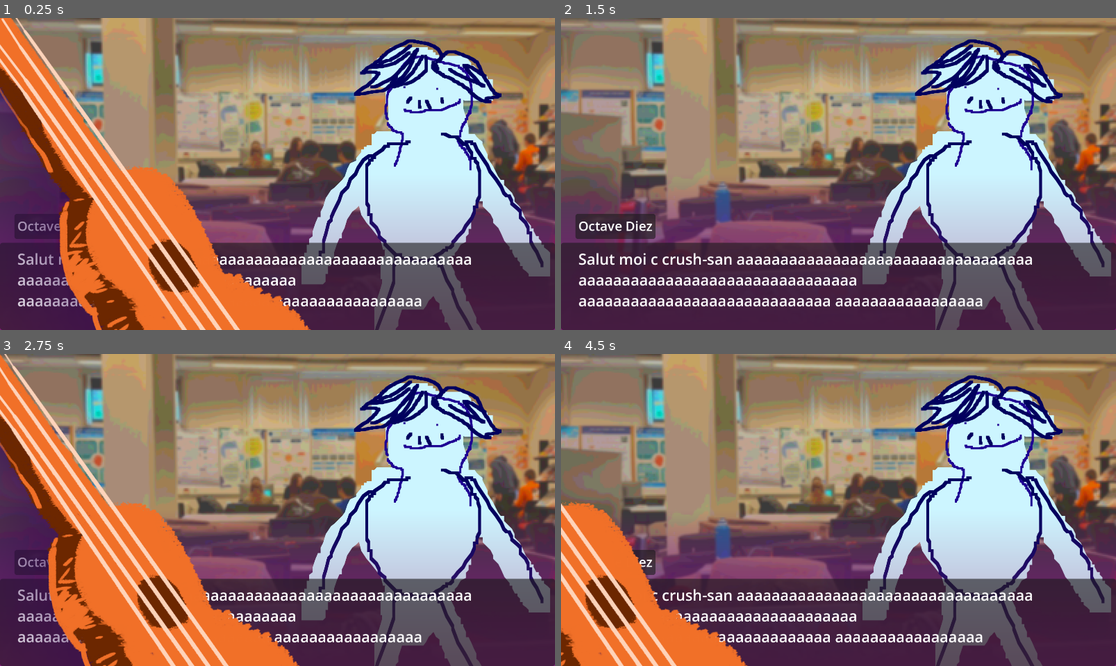
Above: before the commit, frames 1-4 (two rows, left to right).
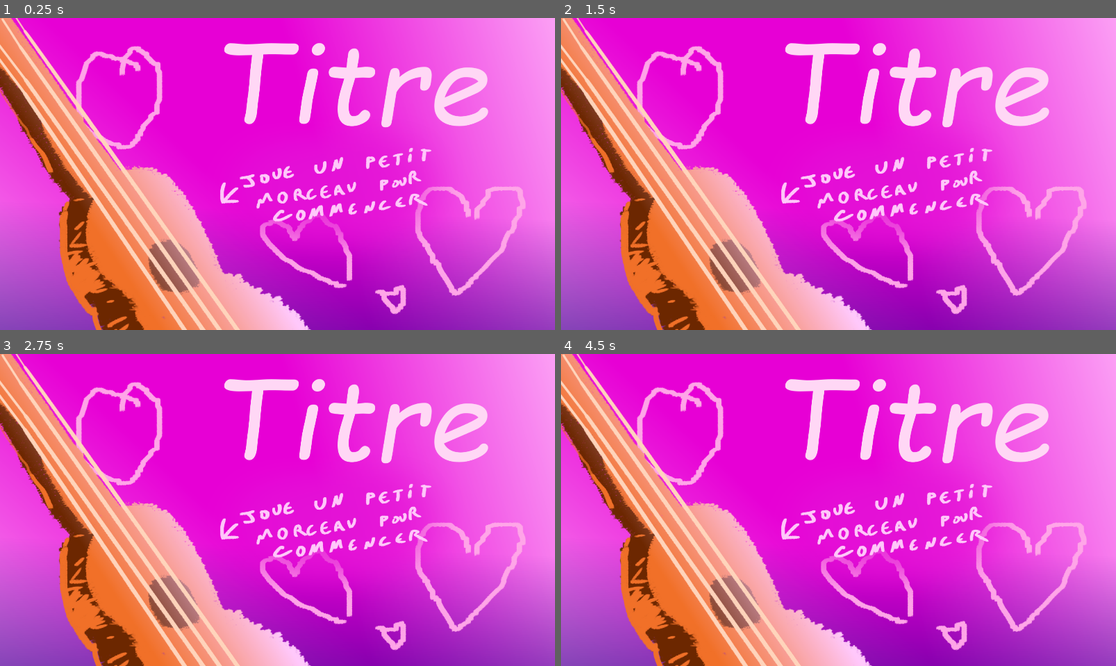
Above: after the commit, the same moments.

Repository: Caberu/gjlinux2025
Game: Godot game, scene res://Scenes/ecran_titre.tscn
Same seed, same stepped clock (60 frames per second), same inputs: the game is played once before the commit and once after it. Before the commit the project starts from res://Scenes/DateScene.tscn.
Inputs (mouse positions are in pixels of both pictures, inside the frame that each line leads up to):
- Up to frame 1 (0.25 s): no input
- Up to frame 2 (1.5 s): tap Enter at 0.5 s; move the mouse to (960, 158) at 0.52 s; press the mouse at (960, 158) at 0.53 s; tap Space (toggle_instru) at 1.25 s; move the mouse to (727, 189) at 1.27 s; release the mouse at (727, 189) at 1.28 s; click (727, 189) at 1.35 s
- Up to frame 3 (2.75 s): tap Enter at 2 s; move the mouse to (333, 441) at 2.02 s; press the mouse at (333, 441) at 2.03 s; tap Space (toggle_instru) at 2.1 s
- Up to frame 4 (4.5 s): move the mouse to (810, 572) at 2.77 s; release the mouse at (810, 572) at 2.78 s; click (810, 572) at 2.85 s; move the mouse to (1005, 556) at 3.52 s; press the mouse at (1005, 556) at 3.53 s; tap Right (Skip, bound only after the commit) at 4.15 s; tap Space (toggle_instru) at 4.25, 4.35 s; move the mouse to (672, 463) at 4.27 s; release the mouse at (672, 463) at 4.28 s

The runs differ from the first frame. In frame 1, 90% of the frame differs, in the area x 0-100%, y 0-100%; in frame 2, 100%; in frame 3, 96%; in frame 4, 98%.

Commit message:
Proto wéééé

Diff:
--- /dev/null
+++ b/Dialogue/Dialogue.csv
@@ -0,0 +1,3 @@
+Octave,Salut moi c octave BIATCH
+Ocatve,C fou
+Moi,Bonjour
--- /dev/null
+++ b/Scenes/Break.gd
@@ -0,0 +1,10 @@
+extends TextureRect
+
+@export var broken_tex : Texture2D
+
+func _on_sound_but_cliked():
+	texture = broken_tex
+
+	await get_tree().create_timer(1).timeout
+
+	$"../SceneManager".go_to_game()
--- a/Scenes/DateScene.tscn
+++ b/Scenes/DateScene.tscn
@@ -6,6 +6,7 @@
 [ext_resource type="PackedScene" uid="uid://0du0ix85p0uj" path="res://Scenes/guitare.tscn" id="4_v811h"]
 [ext_resource type="Script" path="res://Scenes/instrument_hand.gd" id="4_vkxo2"]
 [ext_resource type="PackedScene" uid="uid://df1siam7f2i50" path="res://Scenes/sound_but.tscn" id="5_jfbqe"]
+[ext_resource type="Script" path="res://Scenes/dialogue_manager.gd" id="7_l0xq6"]
 
 [node name="Control" type="Control"]
 layout_mode = 3
@@ -90,7 +91,7 @@
 grow_horizontal = 2
 metadata/_edit_group_ = true
 
-[node name="RichTextLabel" type="RichTextLabel" parent="DialogueCadre/Nom"]
+[node name="Name" type="RichTextLabel" parent="DialogueCadre/Nom"]
 layout_mode = 1
 anchors_preset = 15
 anchor_right = 1.0
@@ -131,3 +132,6 @@
 offset_bottom = -684.0
 grow_horizontal = 2
 grow_vertical = 2
+
+[node name="DialogueManager" type="Node" parent="."]
+script = ExtResource("7_l0xq6")
--- a/Scenes/InstruSound.gd
+++ b/Scenes/InstruSound.gd
@@ -4,7 +4,7 @@
 enum NOTE {
 	Do1, Dod1, Ré1, Réd1, Mi1, Fa1, Fad1, Sol1, Sold1, La1, Lad1, Si1,
 	Do2, Dod2, Ré2, Réd2, Mi2, Fa2, Fad2, Sol2, Sold2, La2, Lad2, Si2,
-	Do3}
+	Do3, FAIL}
 
 @export var clips : Array[AudioStream]
 
--- /dev/null
+++ b/Scenes/alterator.gd
@@ -0,0 +1 @@
+class_name Alterator extends Node
--- /dev/null
+++ b/Scenes/dialogue_manager.gd
@@ -0,0 +1,35 @@
+extends Node
+
+var dialogue_index := 0
+
+var dialogue_array
+
+func _ready():
+	load_file("res://Dialogue/Dialogue.csv")
+	display_next()
+
+func _process(delta):
+	if (Input.is_action_just_pressed("Skip")):
+		display_next()
+
+func load_file(path):
+	print("Start loading...")
+	var file = FileAccess.open(path, FileAccess.READ)
+	var content = file.get_as_text().split("\n")
+	dialogue_array = []
+	for c in content:
+		dialogue_array.append(c.split(",",true,1))
+		print(c)
+	dialogue_index = 0
+
+func display_next():
+	if (dialogue_index>=dialogue_array.size()-1):
+		dialogue_index = dialogue_array.size()
+		return
+
+	dialogue_index+=1
+	display_text(dialogue_array[dialogue_index][0],dialogue_array[dialogue_index][1])
+
+func display_text(chara_name : String, text : String):
+	$"../DialogueCadre/Dialogue".text = text
+	$"../DialogueCadre/Nom/Name".text = chara_name
--- /dev/null
+++ b/Scenes/ecran_titre.tscn
@@ -0,0 +1,63 @@
+[gd_scene load_steps=8 format=3 uid="uid://3xsmbr5jdux3"]
+
+[ext_resource type="Texture2D" uid="uid://c2em447j3jfes" path="res://Image/Placeholder/TitreBG.png" id="1_ed7h0"]
+[ext_resource type="Texture2D" uid="uid://bnqvo0dtb15tx" path="res://Image/Placeholder/Titre.png" id="2_evswf"]
+[ext_resource type="Texture2D" uid="uid://cm06y2wu2e6oq" path="res://Image/Placeholder/TitreGuitare.png" id="3_x1jcq"]
+[ext_resource type="Script" path="res://Scenes/Break.gd" id="4_2tw4h"]
+[ext_resource type="PackedScene" uid="uid://df1siam7f2i50" path="res://Scenes/sound_but.tscn" id="4_f40m5"]
+[ext_resource type="Texture2D" uid="uid://bagk8pjd6s8np" path="res://Image/Placeholder/TitreGuitare_fail.png" id="5_nmthg"]
+[ext_resource type="Script" path="res://Scenes/scene_manager.gd" id="7_trvk7"]
+
+[node name="EcranTitre" type="Control"]
+layout_mode = 3
+anchors_preset = 15
+anchor_right = 1.0
+anchor_bottom = 1.0
+grow_horizontal = 2
+grow_vertical = 2
+
+[node name="BG" type="TextureRect" parent="."]
+layout_mode = 1
+anchors_preset = 15
+anchor_right = 1.0
+anchor_bottom = 1.0
+grow_horizontal = 2
+grow_vertical = 2
+texture = ExtResource("1_ed7h0")
+
+[node name="Titre" type="TextureRect" parent="."]
+layout_mode = 1
+anchors_preset = 15
+anchor_right = 1.0
+anchor_bottom = 1.0
+grow_horizontal = 2
+grow_vertical = 2
+texture = ExtResource("2_evswf")
+
+[node name="Guitare" type="TextureRect" parent="."]
+layout_mode = 1
+anchors_preset = 15
+anchor_right = 1.0
+anchor_bottom = 1.0
+grow_horizontal = 2
+grow_vertical = 2
+texture = ExtResource("3_x1jcq")
+script = ExtResource("4_2tw4h")
+broken_tex = ExtResource("5_nmthg")
+
+[node name="SoundBut" parent="Guitare" instance=ExtResource("4_f40m5")]
+layout_mode = 1
+offset_left = 358.0
+offset_top = 674.0
+offset_right = -1388.0
+offset_bottom = 25.0
+grow_horizontal = 2
+grow_vertical = 2
+rotation = -0.58551
+
+[node name="SceneManager" type="Node" parent="."]
+script = ExtResource("7_trvk7")
+
+[connection signal="cliked" from="Guitare/SoundBut" to="Guitare" method="_on_sound_but_cliked"]
+
+[editable path="Guitare/SoundBut"]
--- a/Scenes/guitare.tscn
+++ b/Scenes/guitare.tscn
@@ -34,7 +34,11 @@
 offset_right = 1312.0
 offset_bottom = 142.0
 rotation = 0.967523
-note = 11
+note = 19
+
+[node name="Alterator" parent="SoundBut" index="1"]
+alter_count = 5
+input_particle = "UKU1_"
 
 [node name="SoundBut2" parent="." instance=ExtResource("2_v2nbq")]
 layout_mode = 0
@@ -46,7 +50,11 @@
 offset_right = 1345.0
 offset_bottom = 104.0
 rotation = 0.967893
-note = 7
+note = 12
+
+[node name="Alterator" parent="SoundBut2" index="1"]
+alter_count = 5
+input_particle = "UKU2_"
 
 [node name="SoundBut3" parent="." instance=ExtResource("2_v2nbq")]
 layout_mode = 0
@@ -58,7 +66,11 @@
 offset_right = 1373.0
 offset_bottom = 58.0
 rotation = 0.96396
-note = 9
+note = 16
+
+[node name="Alterator" parent="SoundBut3" index="1"]
+alter_count = 5
+input_particle = "UKU3_"
 
 [node name="SoundBut4" parent="." instance=ExtResource("2_v2nbq")]
 layout_mode = 0
@@ -70,7 +82,11 @@
 offset_right = 1414.0
 offset_bottom = 33.0
 rotation = 0.962677
-note = 12
+note = 21
+
+[node name="Alterator" parent="SoundBut4" index="1"]
+alter_count = 5
+input_particle = "UKU4_"
 
 [node name="TextureRect2" type="TextureRect" parent="."]
 layout_mode = 0
@@ -78,3 +94,8 @@
 offset_bottom = 1080.0
 mouse_filter = 2
 texture = ExtResource("1_fa0oo")
+
+[editable path="SoundBut"]
+[editable path="SoundBut2"]
+[editable path="SoundBut3"]
+[editable path="SoundBut4"]
--- a/Scenes/instrument_hand.gd
+++ b/Scenes/instrument_hand.gd
@@ -4,8 +4,12 @@
 
 @export var off_screen_offset = -1920.0
 
+func _ready():
+	position.x = off_screen_offset if not on_screen else 0.0
+
+
 func _process(delta):
-	position.x = lerp(position.x, off_screen_offset if on_screen else 0.0, 0.1)
+	position.x = lerp(position.x, off_screen_offset if not on_screen else 0.0, 0.1)
 
 	if (Input.is_action_just_pressed("toggle_instru")):
 		on_screen = !on_screen
--- /dev/null
+++ b/Scenes/scene_manager.gd
@@ -0,0 +1,4 @@
+extends Node
+
+func go_to_game():
+	get_tree().change_scene_to_file("res://Scenes/DateScene.tscn")
--- a/Scenes/sound_but.tscn
+++ b/Scenes/sound_but.tscn
@@ -1,8 +1,9 @@
-[gd_scene load_steps=4 format=3 uid="uid://df1siam7f2i50"]
+[gd_scene load_steps=5 format=3 uid="uid://df1siam7f2i50"]
 
 [ext_resource type="Script" path="res://SoundBut.gd" id="1_667bt"]
 [ext_resource type="AudioStream" uid="uid://c3ypicv4jrjyc" path="res://Image/Placeholder/Up.wav" id="2_1t2r7"]
 [ext_resource type="Script" path="res://Scenes/InstruSound.gd" id="3_n3lqq"]
+[ext_resource type="Script" path="res://Scenes/uku_alterator.gd" id="4_7uluk"]
 
 [node name="SoundBut" type="TextureRect"]
 anchors_preset = 15
@@ -17,5 +18,8 @@
 volume_db = 10.0
 script = ExtResource("3_n3lqq")
 
+[node name="Alterator" type="Node" parent="."]
+script = ExtResource("4_7uluk")
+
 [connection signal="mouse_entered" from="." to="." method="_on_mouse_entered"]
 [connection signal="mouse_exited" from="." to="." method="_on_mouse_exited"]
--- /dev/null
+++ b/Scenes/uku_alterator.gd
@@ -0,0 +1,12 @@
+extends "res://Scenes/alterator.gd"
+
+@export var alter_count := 0
+@export var input_particle := ""
+
+func _process(delta):
+	$"..".alteration = 0
+
+	for i in range(alter_count):
+		var input = input_particle + str(i+1)
+		if (Input.is_action_pressed(input)):
+			$"..".alteration = i+1
--- a/SoundBut.gd
+++ b/SoundBut.gd
@@ -6,7 +6,9 @@
 var on_button := false
 var played := false
 
-var alteration := []
+signal cliked
+
+var alteration := 0
 
 func _on_mouse_entered():
 	on_button = true
@@ -28,13 +30,7 @@
 		played = false
 
 func click():
-	print(InstruSound.NOTE.keys()[note+get_alter()])
+	cliked.emit()
+	print(InstruSound.NOTE.keys()[note+alteration])
 	played = true
-	$AudioStreamPlayer.play_instru(note)
-
-func get_alter():
-	if (alteration.is_empty()): return 1;
-	var max = 0
-	for i in alteration:
-		max = max(max,i)
-	return max
+	$AudioStreamPlayer.play_instru(note+alteration)
--- a/project.godot
+++ b/project.godot
@@ -11,7 +11,7 @@
 [application]
 
 config/name="GJLinux2025"
-run/main_scene="res://Scenes/DateScene.tscn"
+run/main_scene="res://Scenes/ecran_titre.tscn"
 config/features=PackedStringArray("4.3", "GL Compatibility")
 config/icon="res://icon.svg"
 
@@ -37,6 +37,112 @@
 "events": [Object(InputEventKey,"resource_local_to_scene":false,"resource_name":"","device":-1,"window_id":0,"alt_press …(191 unchanged characters)…
 ]
 }
+UKU1_1={
+"deadzone": 0.5,
+"events": [Object(InputEventKey,"resource_local_to_scene":false,"resource_name":"","device":-1,"window_id":0,"alt_pressed":false,"shift_pressed":false,"ctrl_pressed":false,"meta_pressed":false,"pressed":false,"keycode":0,"physical_keycode":90,"key_label":0,"unicode":119,"location":0,"echo":false,"script":null)
+]
+}
+UKU1_2={
+"deadzone": 0.5,
+"events": [Object(InputEventKey,"resource_local_to_scene":false,"resource_name":"","device":-1,"window_id":0,"alt_pressed":false,"shift_pressed":false,"ctrl_pressed":false,"meta_pressed":false,"pressed":false,"keycode":0,"physical_keycode":88,"key_label":0,"unicode":120,"location":0,"echo":false,"script":null)
+]
+}
+UKU1_3={
+"deadzone": 0.5,
+"events": [Object(InputEventKey,"resource_local_to_scene":false,"resource_name":"","device":-1,"window_id":0,"alt_pressed":false,"shift_pressed":false,"ctrl_pressed":false,"meta_pressed":false,"pressed":false,"keycode":0,"physical_keycode":67,"key_label":0,"unicode":99,"location":0,"echo":false,"script":null)
+]
+}
+UKU1_4={
+"deadzone": 0.5,
+"events": [Object(InputEventKey,"resource_local_to_scene":false,"resource_name":"","device":-1,"window_id":0,"alt_pressed":false,"shift_pressed":false,"ctrl_pressed":false,"meta_pressed":false,"pressed":false,"keycode":0,"physical_keycode":86,"key_label":0,"unicode":118,"location":0,"echo":false,"script":null)
+]
+}
+UKU2_1={
+"deadzone": 0.5,
+"events": [Object(InputEventKey,"resource_local_to_scene":false,"resource_name":"","device":-1,"window_id":0,"alt_pressed":false,"shift_pressed":false,"ctrl_pressed":false,"meta_pressed":false,"pressed":false,"keycode":0,"physical_keycode":65,"key_label":0,"unicode":113,"location":0,"echo":false,"script":null)
+]
+}
+UKU2_2={
+"deadzone": 0.5,
+"events": [Object(InputEventKey,"resource_local_to_scene":false,"resource_name":"","device":-1,"window_id":0,"alt_pressed":false,"shift_pressed":false,"ctrl_pressed":false,"meta_pressed":false,"pressed":false,"keycode":0,"physical_keycode":83,"key_label":0,"unicode":115,"location":0,"echo":false,"script":null)
+]
+}
+UKU2_3={
+"deadzone": 0.5,
+"events": [Object(InputEventKey,"resource_local_to_scene":false,"resource_name":"","device":-1,"window_id":0,"alt_pressed":false,"shift_pressed":false,"ctrl_pressed":false,"meta_pressed":false,"pressed":false,"keycode":0,"physical_keycode":68,"key_label":0,"unicode":100,"location":0,"echo":false,"script":null)
+]
+}
+UKU2_4={
+"deadzone": 0.5,
+"events": [Object(InputEventKey,"resource_local_to_scene":false,"resource_name":"","device":-1,"window_id":0,"alt_pressed":false,"shift_pressed":false,"ctrl_pressed":false,"meta_pressed":false,"pressed":false,"keycode":0,"physical_keycode":70,"key_label":0,"unicode":102,"location":0,"echo":false,"script":null)
+]
+}
+UKU3_1={
+"deadzone": 0.5,
+"events": [Object(InputEventKey,"resource_local_to_scene":false,"resource_name":"","device":-1,"window_id":0,"alt_pressed":false,"shift_pressed":false,"ctrl_pressed":false,"meta_pressed":false,"pressed":false,"keycode":0,"physical_keycode":81,"key_label":0,"unicode":97,"location":0,"echo":false,"script":null)
+]
+}
+UKU3_2={
+"deadzone": 0.5,
+"events": [Object(InputEventKey,"resource_local_to_scene":false,"resource_name":"","device":-1,"window_id":0,"alt_pressed":false,"shift_pressed":false,"ctrl_pressed":false,"meta_pressed":false,"pressed":false,"keycode":0,"physical_keycode":87,"key_label":0,"unicode":122,"location":0,"echo":false,"script":null)
+]
+}
+UKU3_3={
+"deadzone": 0.5,
+"events": [Object(InputEventKey,"resource_local_to_scene":false,"resource_name":"","device":-1,"window_id":0,"alt_pressed":false,"shift_pressed":false,"ctrl_pressed":false,"meta_pressed":false,"pressed":false,"keycode":0,"physical_keycode":69,"key_label":0,"unicode":101,"location":0,"echo":false,"script":null)
+]
+}
+UKU3_4={
+"deadzone": 0.5,
+"events": [Object(InputEventKey,"resource_local_to_scene":false,"resource_name":"","device":-1,"window_id":0,"alt_pressed":false,"shift_pressed":false,"ctrl_pressed":false,"meta_pressed":false,"pressed":false,"keycode":0,"physical_keycode":82,"key_label":0,"unicode":114,"location":0,"echo":false,"script":null)
+]
+}
+UKU4_1={
+"deadzone": 0.5,
+"events": [Object(InputEventKey,"resource_local_to_scene":false,"resource_name":"","device":-1,"window_id":0,"alt_pressed":false,"shift_pressed":false,"ctrl_pressed":false,"meta_pressed":false,"pressed":false,"keycode":0,"physical_keycode":49,"key_label":0,"unicode":38,"location":0,"echo":false,"script":null)
+]
+}
+UKU4_2={
+"deadzone": 0.5,
+"events": [Object(InputEventKey,"resource_local_to_scene":false,"resource_name":"","device":-1,"window_id":0,"alt_pressed":false,"shift_pressed":false,"ctrl_pressed":false,"meta_pressed":false,"pressed":false,"keycode":0,"physical_keycode":50,"key_label":0,"unicode":233,"location":0,"echo":false,"script":null)
+]
+}
+UKU4_3={
+"deadzone": 0.5,
+"events": [Object(InputEventKey,"resource_local_to_scene":false,"resource_name":"","device":-1,"window_id":0,"alt_pressed":false,"shift_pressed":false,"ctrl_pressed":false,"meta_pressed":false,"pressed":false,"keycode":0,"physical_keycode":51,"key_label":0,"unicode":34,"location":0,"echo":false,"script":null)
+]
+}
+UKU4_4={
+"deadzone": 0.5,
+"events": [Object(InputEventKey,"resource_local_to_scene":false,"resource_name":"","device":-1,"window_id":0,"alt_pressed":false,"shift_pressed":false,"ctrl_pressed":false,"meta_pressed":false,"pressed":false,"keycode":0,"physical_keycode":52,"key_label":0,"unicode":39,"location":0,"echo":false,"script":null)
+]
+}
+UKU4_5={
+"deadzone": 0.5,
+"events": [Object(InputEventKey,"resource_local_to_scene":false,"resource_name":"","device":-1,"window_id":0,"alt_pressed":false,"shift_pressed":false,"ctrl_pressed":false,"meta_pressed":false,"pressed":false,"keycode":0,"physical_keycode":53,"key_label":0,"unicode":40,"location":0,"echo":false,"script":null)
+]
+}
+UKU3_5={
+"deadzone": 0.5,
+"events": [Object(InputEventKey,"resource_local_to_scene":false,"resource_name":"","device":-1,"window_id":0,"alt_pressed":false,"shift_pressed":false,"ctrl_pressed":false,"meta_pressed":false,"pressed":false,"keycode":0,"physical_keycode":84,"key_label":0,"unicode":116,"location":0,"echo":false,"script":null)
+]
+}
+UKU2_5={
+"deadzone": 0.5,
+"events": [Object(InputEventKey,"resource_local_to_scene":false,"resource_name":"","device":-1,"window_id":0,"alt_pressed":false,"shift_pressed":false,"ctrl_pressed":false,"meta_pressed":false,"pressed":false,"keycode":0,"physical_keycode":71,"key_label":0,"unicode":103,"location":0,"echo":false,"script":null)
+]
+}
+UKU1_5={
+"deadzone": 0.5,
+"events": [Object(InputEventKey,"resource_local_to_scene":false,"resource_name":"","device":-1,"window_id":0,"alt_pressed":false,"shift_pressed":false,"ctrl_pressed":false,"meta_pressed":false,"pressed":false,"keycode":0,"physical_keycode":66,"key_label":0,"unicode":98,"location":0,"echo":false,"script":null)
+]
+}
+Skip={
+"deadzone": 0.5,
+"events": [Object(InputEventKey,"resource_local_to_scene":false,"resource_name":"","device":-1,"window_id":0,"alt_pressed":false,"shift_pressed":false,"ctrl_pressed":false,"meta_pressed":false,"pressed":false,"keycode":0,"physical_keycode":4194321,"key_label":0,"unicode":0,"location":0,"echo":false,"script":null)
+, Object(InputEventKey,"resource_local_to_scene":false,"resource_name":"","device":-1,"window_id":0,"alt_pressed":false,"shift_pressed":false,"ctrl_pressed":false,"meta_pressed":false,"pressed":false,"keycode":0,"physical_keycode":4194322,"key_label":0,"unicode":0,"location":0,"echo":false,"script":null)
+]
+}
 
 [rendering]
 
Binary file added: Dialogue/Dialogue.Salut moi c octave BIATCH.translation
Not shown, added: Dialogue/Dialogue.csv.import
Binary file added: Image/Placeholder/Titre.png
Not shown, added: Image/Placeholder/Titre.png.import
Binary file added: Image/Placeholder/TitreBG.png
Not shown, added: Image/Placeholder/TitreBG.png.import
Binary file added: Image/Placeholder/TitreGuitare.png
Not shown, added: Image/Placeholder/TitreGuitare.png.import
Binary file added: Image/Placeholder/TitreGuitare_fail.png
Not shown, added: Image/Placeholder/TitreGuitare_fail.png.import
Not shown: 1 places in Scenes/DateScene.tscn that only renumber resources
Not shown, added: Sounds/Instru/GuitareClakos/FAIL.wav.import
(and 2 more such lines)
